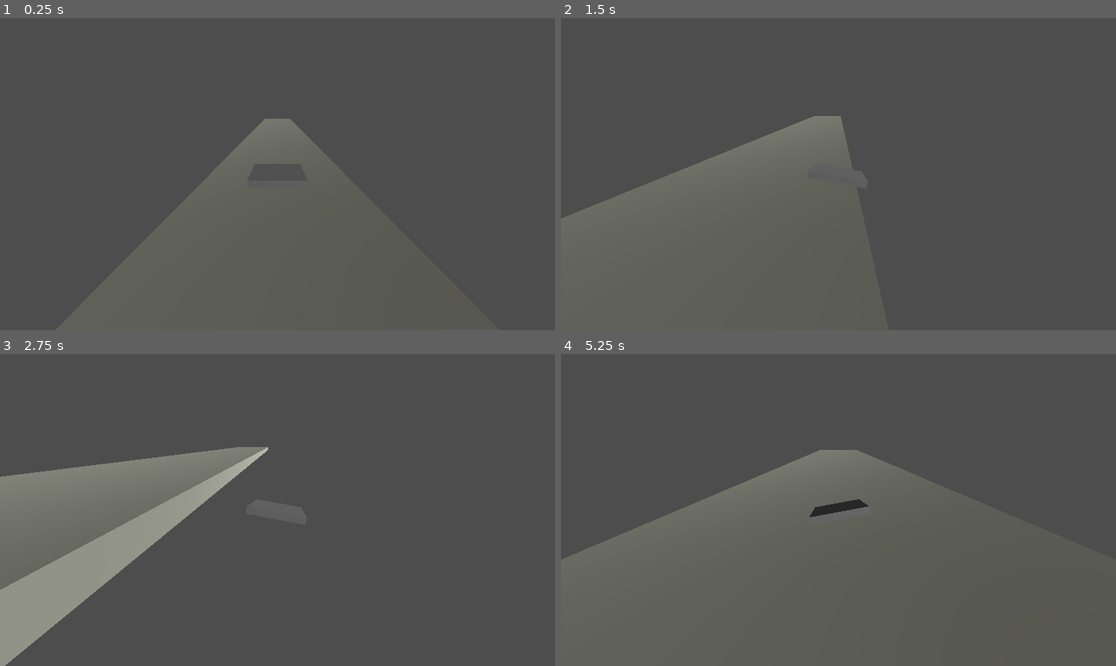
Above: before the commit, frames 1-4 (two rows, left to right).
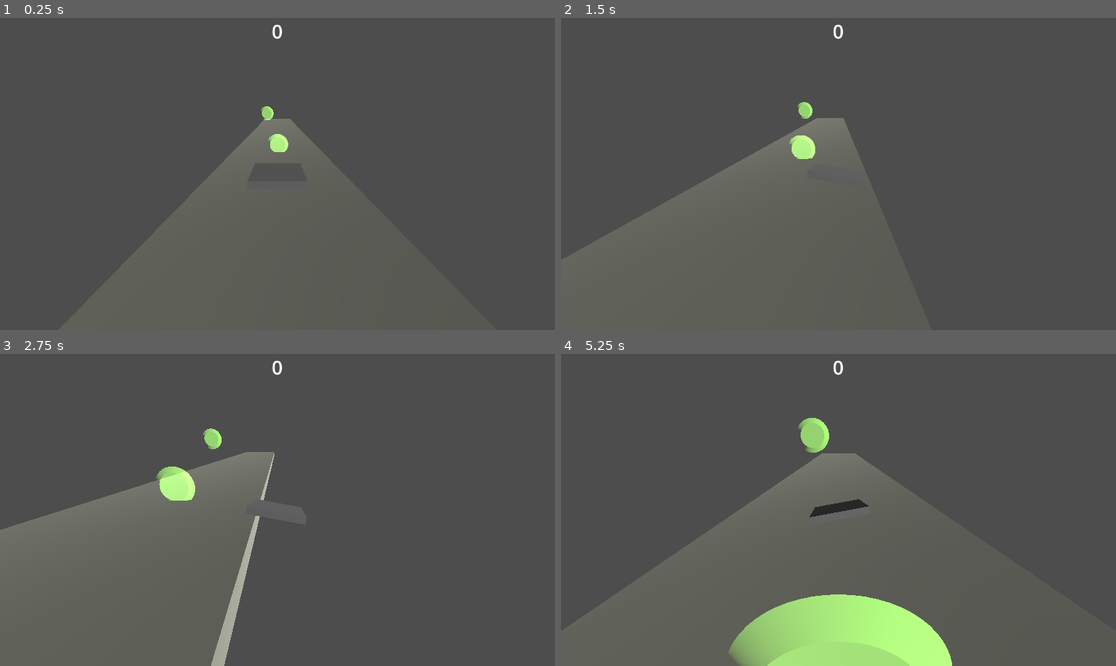
Above: after the commit, the same moments.

Repository: arian-nj/gyro-plane
Game: Godot game, scene res://game.tscn
Same seed, same stepped clock (60 frames per second), same inputs: the game is played once before the commit and once after it.
Inputs:
- Up to frame 1 (0.25 s): no input
- Up to frame 2 (1.5 s): hold D (right) 0.53-1.28 s; hold S (down) from 1.28 s (still down)
- Up to frame 3 (2.75 s): release S (down) at 2.03 s; hold D (right) from 2.03 s (still down)
- Up to frame 4 (5.25 s): release D (right) at 2.78 s; hold W (up) 2.78-3.53 s; hold A (left) 3.53-5.03 s; hold S (down) from 5.03 s (still down)

The runs differ from the first frame. In frame 1, 0.3% of the frame differs, in the area x 35-59%, y 2-54%; in frame 2, 3.9%; in frame 3, 13%, in the area x 0-51%, y 2-100%; in frame 4, 12%.

Commit message:
green points

Diff:
--- a/character_body_3d.gd
+++ b/character_body_3d.gd
@@ -1,18 +1,20 @@
 extends CharacterBody3D
+class_name Player
+
+signal PointChanged(new_point:int)
+
+var point :int = 0
+func add_point() -> void:
+	point += 1
+	PointChanged.emit(point)
 
 @export var speed := 100
 @export var gravity := 10
 @export var lift_force := 10  # Control the plane's lift
-
-
 @export var roll_sensitivity := 1.5  # How much the plane tilts during turns
 @export var max_tilt := Vector3.ZERO  # Maximum tilt angle
 
 var tilt_angle := Vector3.ZERO
-
-
-#func _ready() -> void:
-	#velocity.x = 1
 
 func _physics_process(delta:float) -> void:
 	var direction := Vector3.ZERO
@@ -39,5 +41,4 @@
 	tilt_angle.x = clamp(tilt_angle.x - velocity.y * roll_sensitivity, -max_tilt.x, max_tilt.x)
 
 	rotation_degrees = Vector3(tilt_angle.x, tilt_angle.y, tilt_angle.z)
-
 	move_and_slide()
--- a/game.tscn
+++ b/game.tscn
@@ -1,13 +1,10 @@
-[gd_scene load_steps=8 format=3 uid="uid://d08p4ijihaqmf"]
+[gd_scene load_steps=9 format=3 uid="uid://d08p4ijihaqmf"]
 
-[ext_resource type="Script" uid="uid://cmbac0wf4qqns" path="res://character_body_3d.gd" id="1_80nbo"]
-[ext_resource type="Script" uid="uid://b7tmyw0kvyjl1" path="res://follow_camera.gd" id="1_e2o6t"]
-
-[sub_resource type="BoxShape3D" id="BoxShape3D_e2o6t"]
-size = Vector3(0.8, 0.1, 1)
-
-[sub_resource type="BoxMesh" id="BoxMesh_80nbo"]
-size = Vector3(0.8, 0.1, 1)
+[ext_resource type="Script" uid="uid://b7tmyw0kvyjl1" path="res://scripts/follow_camera.gd" id="1_e2o6t"]
+[ext_resource type="PackedScene" uid="uid://c6c4560i8ksfn" path="res://player.tscn" id="2_fc0e3"]
+[ext_resource type="Script" uid="uid://b76nydcrxdahr" path="res://scripts/point_label.gd" id="3_7jktm"]
+[ext_resource type="Script" uid="uid://ocvvmkjrmt6h" path="res://world.gd" id="3_feb5d"]
+[ext_resource type="PackedScene" uid="uid://fx7mbn8axmqb" path="res://obstacles/green_points.tscn" id="4_fc0e3"]
 
 [sub_resource type="BoxShape3D" id="BoxShape3D_mwb40"]
 size = Vector3(6, 0.5, 50)
@@ -22,26 +19,12 @@
 [node name="game" type="Node3D"]
 
 [node name="Camera3D" type="Camera3D" parent="." node_paths=PackedStringArray("follow_target")]
-transform = Transform3D(-1, 1.776357e-15, 8.742277e-08, 2.8437542e-08, 0.9456152, 0.32528764, -8.2668286e-08, 0.3252876, -0.9456152, -0.3168598, 3.1844738, -4.4343596)
+transform = Transform3D(-1, -1.776357e-15, 8.742277e-08, 2.8437542e-08, 0.9456152, 0.32528764, -8.266829e-08, 0.32528764, -0.9456152, -0.31685978, 3.1844735, -4.4343596)
 script = ExtResource("1_e2o6t")
 follow_target = NodePath("../Player")
 
-[node name="Player" type="CharacterBody3D" parent="."]
+[node name="Player" parent="." instance=ExtResource("2_fc0e3")]
 transform = Transform3D(0.99999994, 0, 0, 0, 0.99999994, 0, 0, 0, 1, 0, 1.448226, 0)
-script = ExtResource("1_80nbo")
-speed = 200
-gravity = 20
-lift_force = 100
-roll_sensitivity = 0.5
-max_tilt = Vector3(10, 2, 10)
-
-[node name="CollisionShape3D" type="CollisionShape3D" parent="Player"]
-transform = Transform3D(0.9999999, 0, 0, 0, 0.9999999, 0, 0, 0, 1, 0, 0, 0)
-shape = SubResource("BoxShape3D_e2o6t")
-
-[node name="MeshInstance3D" type="MeshInstance3D" parent="Player"]
-transform = Transform3D(0.99999994, 0, 0, 0, 0.99999994, 0, 0, 0, 1, 0, 0, 0)
-mesh = SubResource("BoxMesh_80nbo")
 
 [node name="DirectionalLight3D" type="DirectionalLight3D" parent="."]
 transform = Transform3D(-0.33818382, 0.29497436, -0.89365643, 0.10440085, 0.9555052, 0.275881, 0.93527114, 0, -0.35393196, -14.503147, 4, -2.4374347)
@@ -56,3 +39,30 @@
 [node name="MeshInstance3D" type="MeshInstance3D" parent="StaticBody3D"]
 mesh = SubResource("BoxMesh_mwb40")
 skeleton = NodePath("../CollisionShape3D")
+
+[node name="CanvasLayer" type="CanvasLayer" parent="."]
+
+[node name="PointLabel" type="Label" parent="CanvasLayer"]
+anchors_preset = 5
+anchor_left = 0.5
+anchor_right = 0.5
+offset_left = -20.0
+offset_right = 20.0
+offset_bottom = 23.0
+grow_horizontal = 2
+theme_override_font_sizes/font_size = 40
+text = "0"
+horizontal_alignment = 1
+vertical_alignment = 1
+script = ExtResource("3_7jktm")
+
+[node name="World" type="Node3D" parent="."]
+script = ExtResource("3_feb5d")
+
+[node name="GreenPoints" parent="World" instance=ExtResource("4_fc0e3")]
+transform = Transform3D(1, 0, 0, 0, 1, 0, 0, 0, 1, 0, 0, 10.926298)
+
+[node name="GreenPoints2" parent="World" instance=ExtResource("4_fc0e3")]
+transform = Transform3D(1, 0, 0, 0, 1, 0, 0, 0, 1, 1.1040144, 1.7054145, 19.33968)
+
+[connection signal="PointChanged" from="Player" to="CanvasLayer/PointLabel" method="_on_player_point_changed"]
--- /dev/null
+++ b/obstacles/green_points.gd
@@ -0,0 +1,14 @@
+extends Area3D
+
+
+var tween:Tween
+func _on_body_entered(body: Node3D) -> void:
+	if body is Player:
+		var player:Player = body
+		player.add_point()
+		print("I am being Touched " + str(player.point))
+
+		tween = create_tween()
+		tween.tween_property(self,"scale",Vector3(.1,.1,.1),.5)
+		tween.tween_callback(self.queue_free)
+	#
--- /dev/null
+++ b/obstacles/green_points.tscn
@@ -0,0 +1,29 @@
+[gd_scene load_steps=5 format=3 uid="uid://fx7mbn8axmqb"]
+
+[ext_resource type="Script" uid="uid://drv7twcmwomej" path="res://obstacles/green_points.gd" id="1_cb6ls"]
+
+[sub_resource type="CylinderShape3D" id="CylinderShape3D_q0nbm"]
+height = 0.1
+radius = 0.71533203
+
+[sub_resource type="StandardMaterial3D" id="StandardMaterial3D_q0nbm"]
+blend_mode = 1
+albedo_color = Color(0.42352942, 0.79607844, 0.19215687, 1)
+
+[sub_resource type="CylinderMesh" id="CylinderMesh_q0nbm"]
+material = SubResource("StandardMaterial3D_q0nbm")
+top_radius = 0.7
+height = 0.1
+
+[node name="GreenPoints" type="Area3D"]
+script = ExtResource("1_cb6ls")
+
+[node name="CollisionShape3D" type="CollisionShape3D" parent="."]
+transform = Transform3D(1, 0, 0, 0, -4.371139e-08, -1, 0, 1, -4.371139e-08, 0, 0, 0)
+shape = SubResource("CylinderShape3D_q0nbm")
+
+[node name="MeshInstance3D" type="MeshInstance3D" parent="."]
+transform = Transform3D(1, 0, 0, 0, -4.371139e-08, -1, 0, 1, -4.371139e-08, 0, 0, 0)
+mesh = SubResource("CylinderMesh_q0nbm")
+
+[connection signal="body_entered" from="." to="." method="_on_body_entered"]
--- /dev/null
+++ b/player.tscn
@@ -0,0 +1,25 @@
+[gd_scene load_steps=4 format=3 uid="uid://c6c4560i8ksfn"]
+
+[ext_resource type="Script" uid="uid://cmbac0wf4qqns" path="res://character_body_3d.gd" id="1_4flbx"]
+
+[sub_resource type="BoxShape3D" id="BoxShape3D_e2o6t"]
+size = Vector3(0.8, 0.1, 1)
+
+[sub_resource type="BoxMesh" id="BoxMesh_80nbo"]
+size = Vector3(0.8, 0.1, 1)
+
+[node name="Player" type="CharacterBody3D"]
+transform = Transform3D(0.99999994, 0, 0, 0, 0.99999994, 0, 0, 0, 1, 0, 0, 0)
+script = ExtResource("1_4flbx")
+speed = 150
+lift_force = 40
+roll_sensitivity = 0.5
+max_tilt = Vector3(10, 2, 10)
+
+[node name="CollisionShape3D" type="CollisionShape3D" parent="."]
+transform = Transform3D(0.9999987, 0, 0, 0, 0.9999987, 0, 0, 0, 1, 0, 0, 0)
+shape = SubResource("BoxShape3D_e2o6t")
+
+[node name="MeshInstance3D" type="MeshInstance3D" parent="."]
+transform = Transform3D(0.99999994, 0, 0, 0, 0.99999994, 0, 0, 0, 1, 0, 0, 0)
+mesh = SubResource("BoxMesh_80nbo")
--- /dev/null
+++ b/scripts/point_label.gd
@@ -0,0 +1,6 @@
+extends Label
+
+
+
+func _on_player_point_changed(new_point: int) -> void:
+	self.text = str(new_point)
--- /dev/null
+++ b/world.gd
@@ -0,0 +1,6 @@
+extends Node3D
+
+@export var SpawnList:Array[Node3D]
+
+func _ready() -> void:
+	pass
Not shown, added: obstacles/green_points.gd.uid
Renamed: follow_camera.gd -> scripts/follow_camera.gd
Renamed: follow_camera.gd.uid -> scripts/follow_camera.gd.uid
Not shown, added: scripts/point_label.gd.uid
Not shown, added: world.gd.uid
